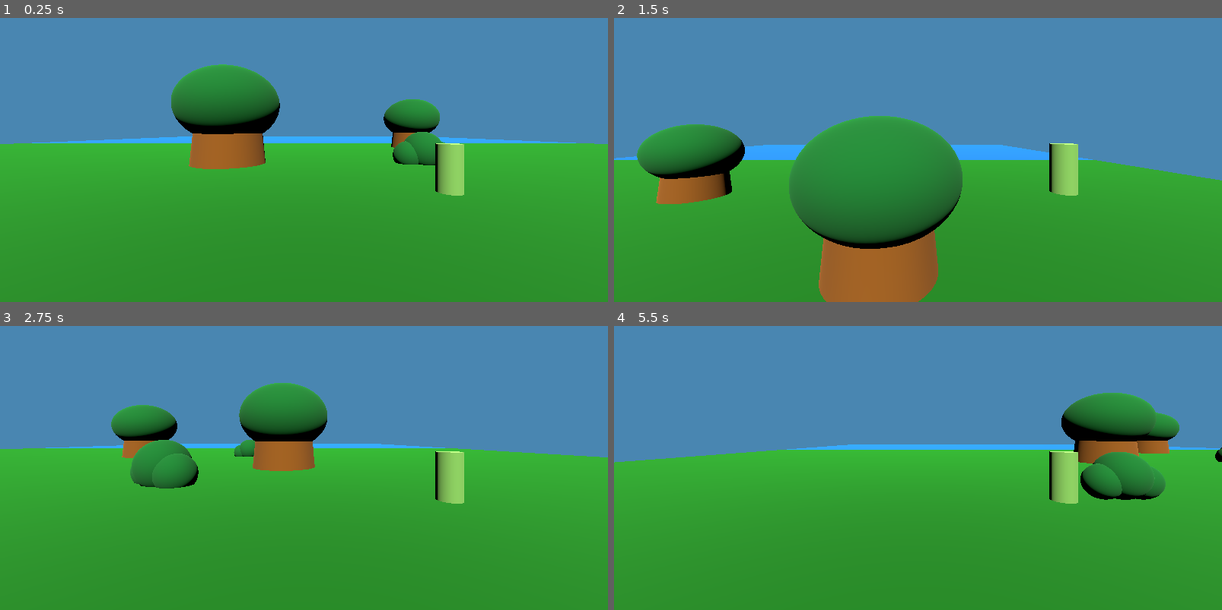
Above: before the commit, frames 1-4 (two rows, left to right).
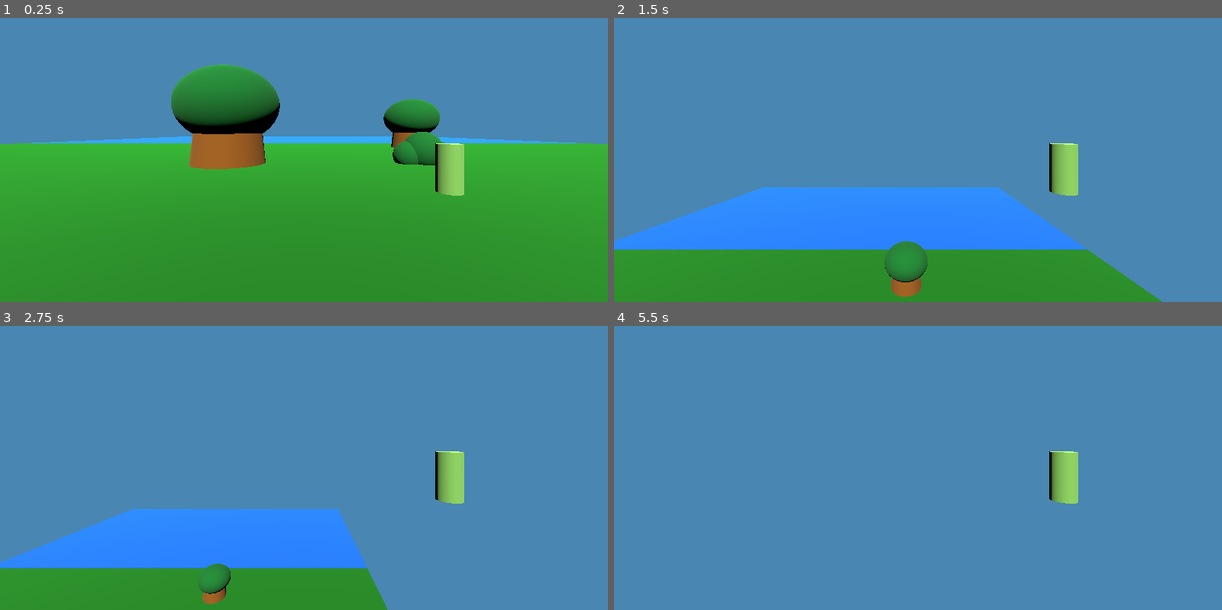
Above: after the commit, the same moments.

Repository: pterosaur-pixel/evil-squirrels-unite
Game: Godot game, scene res://main.tscn
The game is run twice, just before and just after one commit, with the same random seed, the same clock (stepped at 60 frames per second) and the same inputs.
Inputs:
- Up to frame 1 (0.25 s): no input
- Up to frame 2 (1.5 s): tap Enter at 0.5 s; hold Right (ui_right) 0.53-1.28 s; tap Space (jump) at 0.6, 0.77, 1.07, 1.35 s; hold Down (ui_down) from 1.28 s (still down)
- Up to frame 3 (2.75 s): tap Space (jump) at 1.52, 1.82, 2.1 s; release Down (ui_down) at 2.03 s; hold Right (ui_right) from 2.03 s (still down)
- Up to frame 4 (5.5 s): release Right (ui_right) at 2.78 s; hold Up (ui_up) 2.78-3.53 s; tap Space (jump) at 2.85, 3.02, 3.32, 3.6, 3.77, 4.07, 4.35, 4.52, 4.82, 5.1 s; hold Left (ui_left) 3.53-5.03 s; hold Down (ui_down) from 5.03 s (still down)

The runs differ from the first frame. In frame 1, less than 0.1% of the frame differs, in the area x 38-39%, y 40-41%; in frame 2, 42%; in frame 3, 51%; in frame 4, 59%, in the area x 0-100%, y 23-100%.

Commit message:
Made water slow down character
Also changed gravity to 3 rather than 5
Speed variable in character

Diff:
--- a/character.tscn
+++ b/character.tscn
@@ -10,6 +10,8 @@
 material = SubResource("StandardMaterial3D_7dm0k")
 
 [sub_resource type="CylinderShape3D" id="CylinderShape3D_0xm2m"]
+
+[sub_resource type="CylinderShape3D" id="CylinderShape3D_pjt0s"]
 
 [node name="GoobleSnoop" type="CharacterBody3D"]
 transform = Transform3D(1, 0, 0, 0, 1, 0, 0, 0, 1, 0, 1.43601, 6.54769)
@@ -28,3 +30,14 @@
 [node name="CollisionShape3D" type="CollisionShape3D" parent="."]
 transform = Transform3D(1, 0, 0, 0, 1, 0, 0, 0, 1, 0, 1.45798, 0)
 shape = SubResource("CylinderShape3D_0xm2m")
+
+[node name="WaterCollider" type="Area3D" parent="."]
+collision_layer = 4
+collision_mask = 4
+
+[node name="CollisionShape3D2" type="CollisionShape3D" parent="WaterCollider"]
+transform = Transform3D(1, 0, 0, 0, 1, 0, 0, 0, 1, 0, 1.458, 0)
+shape = SubResource("CylinderShape3D_pjt0s")
+
+[connection signal="area_entered" from="WaterCollider" to="." method="_on_water_collider_area_entered"]
+[connection signal="area_exited" from="WaterCollider" to="." method="_on_water_collider_area_exited"]
--- a/character_body_3d.gd
+++ b/character_body_3d.gd
@@ -1,12 +1,20 @@
 extends CharacterBody3D
+var speed = 30
 func _physics_process(_delta: float) -> void:
 	if not is_on_floor():
-		velocity.y -= 5
+		velocity.y -= 3
 	var direction := Input.get_axis("ui_left", "ui_right")
 	var direction_z := Input.get_axis("ui_up", "ui_down")
-	velocity.z = direction_z * 30
-	velocity.x = direction * 30
+	velocity.z = direction_z * speed
+	velocity.x = direction * speed
 	if Input.is_action_just_pressed("jump"):
-		velocity.y += 50
+		velocity.y = 50
+	move_and_slide()
 
-	move_and_slide()
+
+func _on_water_collider_area_entered(area: Area3D) -> void:
+	speed = 15
+
+
+func _on_water_collider_area_exited(area: Area3D) -> void:
+	speed = 30
--- a/water_1.tscn
+++ b/water_1.tscn
@@ -8,6 +8,9 @@
 
 [sub_resource type="BoxShape3D" id="BoxShape3D_2qar3"]
 size = Vector3(120, 1, 60)
+
+[sub_resource type="BoxShape3D" id="BoxShape3D_yn71y"]
+size = Vector3(120, 2, 60)
 
 [node name="Water1" type="StaticBody3D"]
 
@@ -19,3 +22,11 @@
 [node name="CollisionShape3D" type="CollisionShape3D" parent="."]
 transform = Transform3D(1, 0, 0, 0, 1, 0, 0, 0, 1, 0, -2.5, 0)
 shape = SubResource("BoxShape3D_2qar3")
+
+[node name="SlowdownArea" type="Area3D" parent="."]
+collision_layer = 5
+collision_mask = 4
+
+[node name="CollisionShape3D" type="CollisionShape3D" parent="SlowdownArea"]
+transform = Transform3D(1, 0, 0, 0, 1, 0, 0, 0, 1, 0, -1, 0)
+shape = SubResource("BoxShape3D_yn71y")
Not shown: 1 places in character.tscn that only renumber resources
Not shown: 1 places in water_1.tscn that only renumber resources
